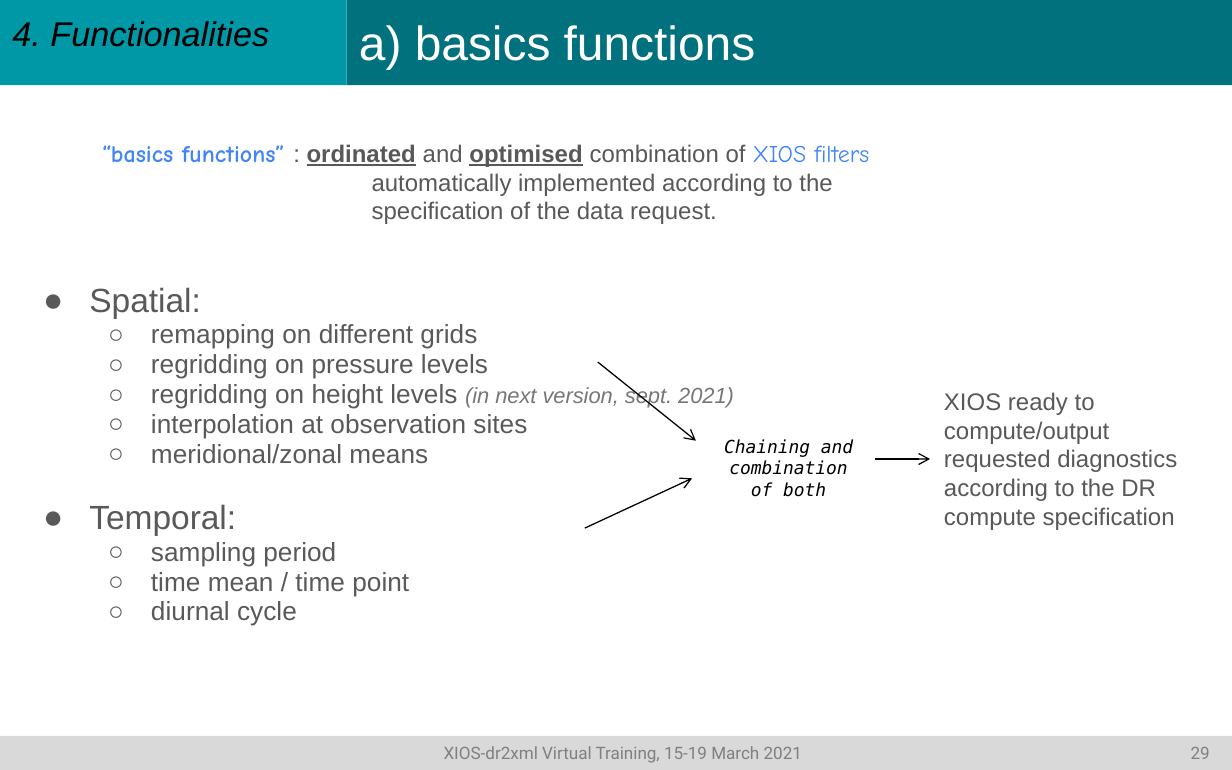
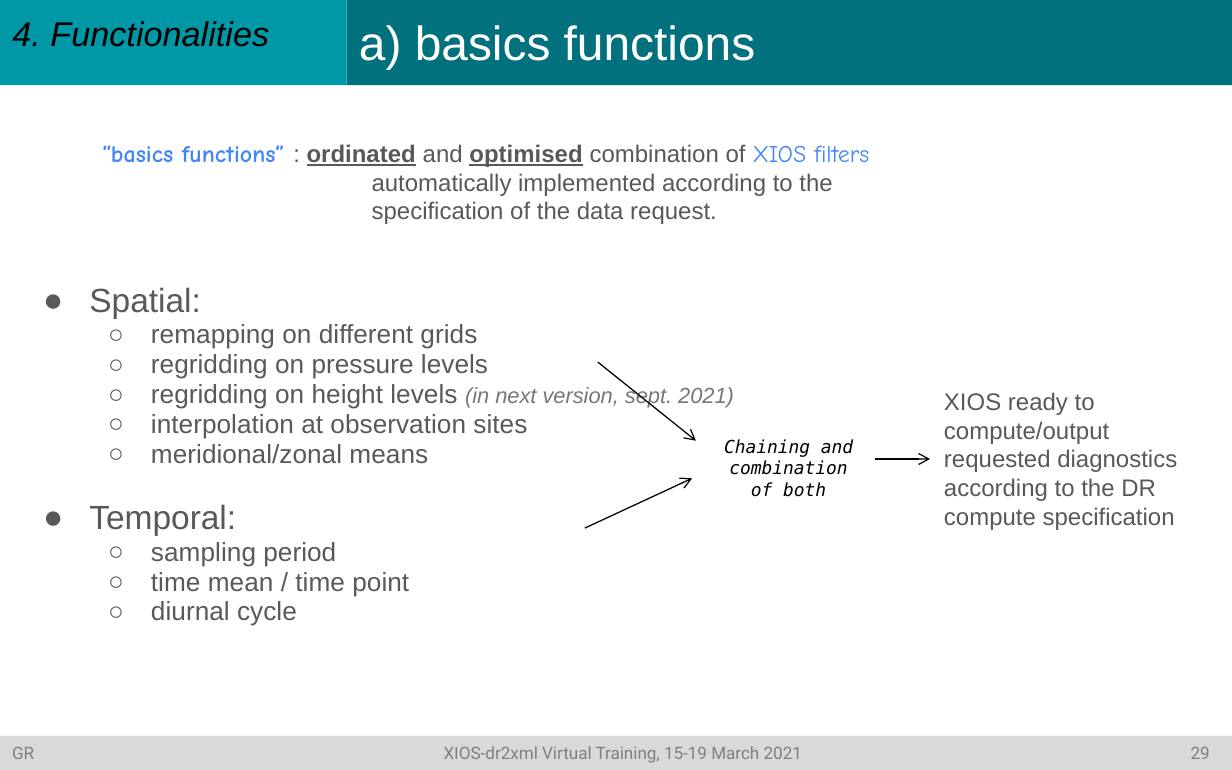
Before and after one commit to rigoudyg/dr2xml, a slide deck: slide 30 of slides/Formation_dr2xml_v3.pptx. Drawn at 1232x770 pixels with LibreOffice and Linux fonts; fonts in the diff are those of the drawing. Boxes give left, top, right and bottom in pixels: in the first picture for what was removed or moved away, otherwise in the second. Text is boxed around its words. In the diff, an @@ line names an element or a change of style, - is before the commit and + after.

```diff
--- a/slides/Formation_dr2xml_v3.pptx
+++ b/slides/Formation_dr2xml_v3.pptx
@@ text in rectangle at [12,746,1210,763]: text changed @@
-XIOS-dr2xml Virtual Training, 15-19 March 2021 29
+GR XIOS-dr2xml Virtual Training, 15-19 March 2021 29
```
Also in this commit, not shown: 31 other slides changed, 1 other file.
